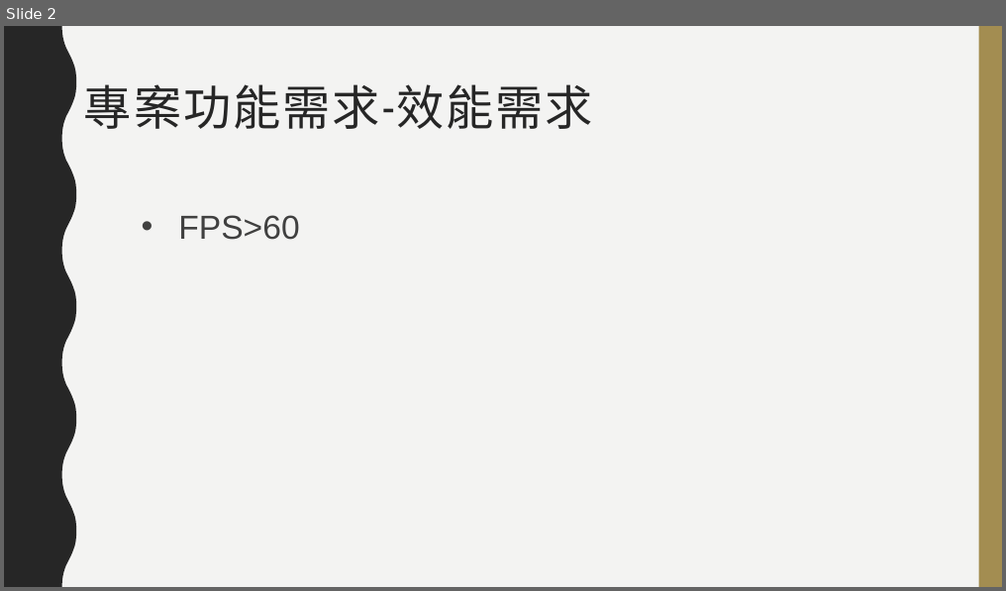
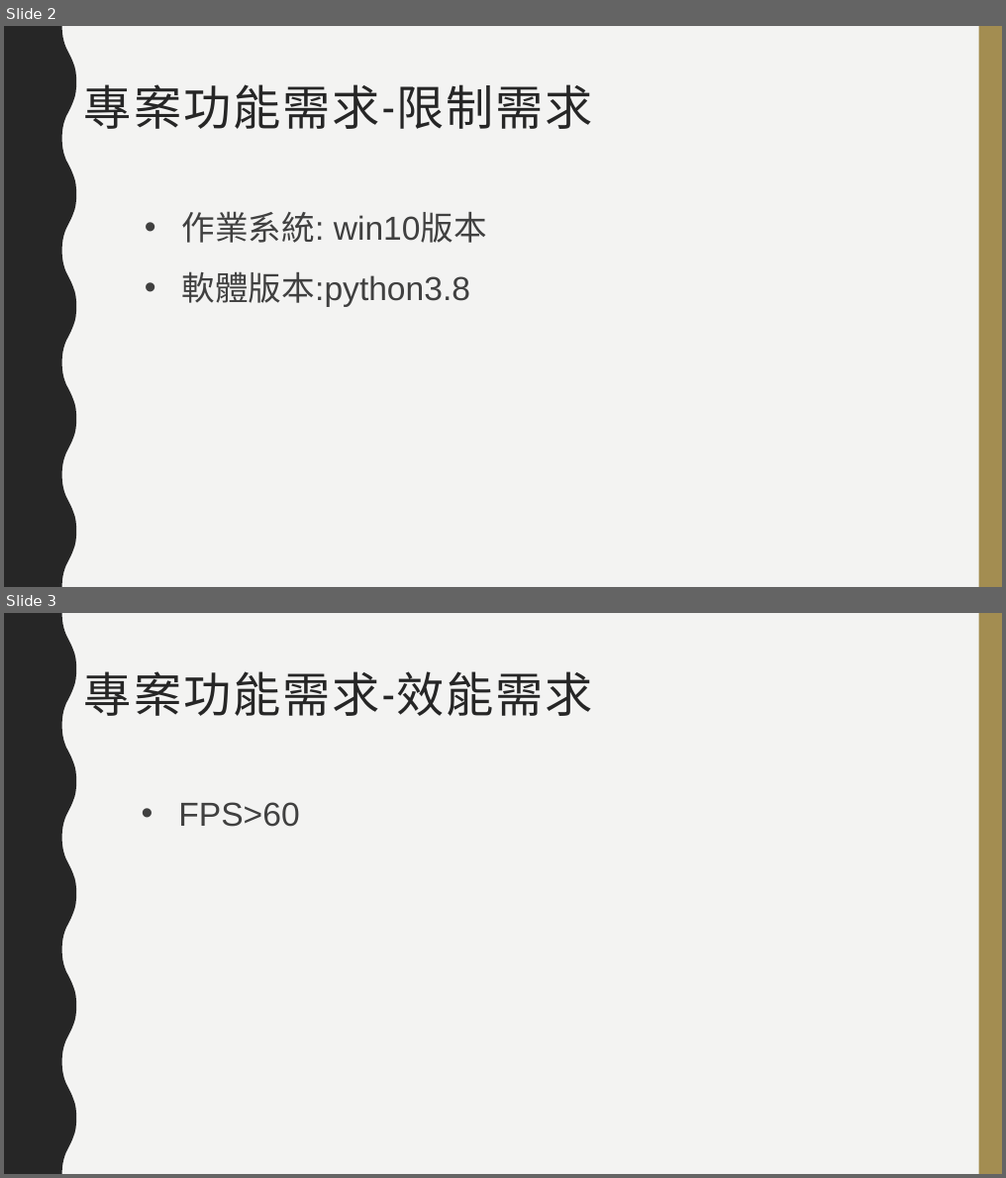
Before and after one commit to choutengfeng/0652074, a slide deck: 專案管理.pptx. Shown one above the other, each under a label of ours: slide 2 before the commit, slides 2 and 3 after it. The pictures are 1006x591 and 1006x1178 pixels, drawn with LibreOffice and Linux fonts; fonts in the diff are those of the drawing. Boxes give left, top, right and bottom in pixels: in the first picture for what was removed or moved away, otherwise in the second. Text is boxed around its words. In the diff, an @@ line names an element or a change of style, - is before the commit and + after.

```diff
--- a/專案管理.pptx
+++ b/專案管理.pptx
@@ slide 2 added at [4, 26, 1002, 587], background #F3F3F2; not listed: 2 template elements that a slide beside it also shows @@
@@ title added at [84, 84, 593, 129], 45.9 pt, text #262626 @@
+專案功能需求-限制需求
@@ text added at [182, 211, 487, 307], 32 pt, text #404040 @@
+• 作業系統: win10版本
+• 軟體版本:python3.8
@@ what was slide 2 is now slide 3 @@
```
Also in this commit, not shown: 1 slide changed, 1 other slide added.
